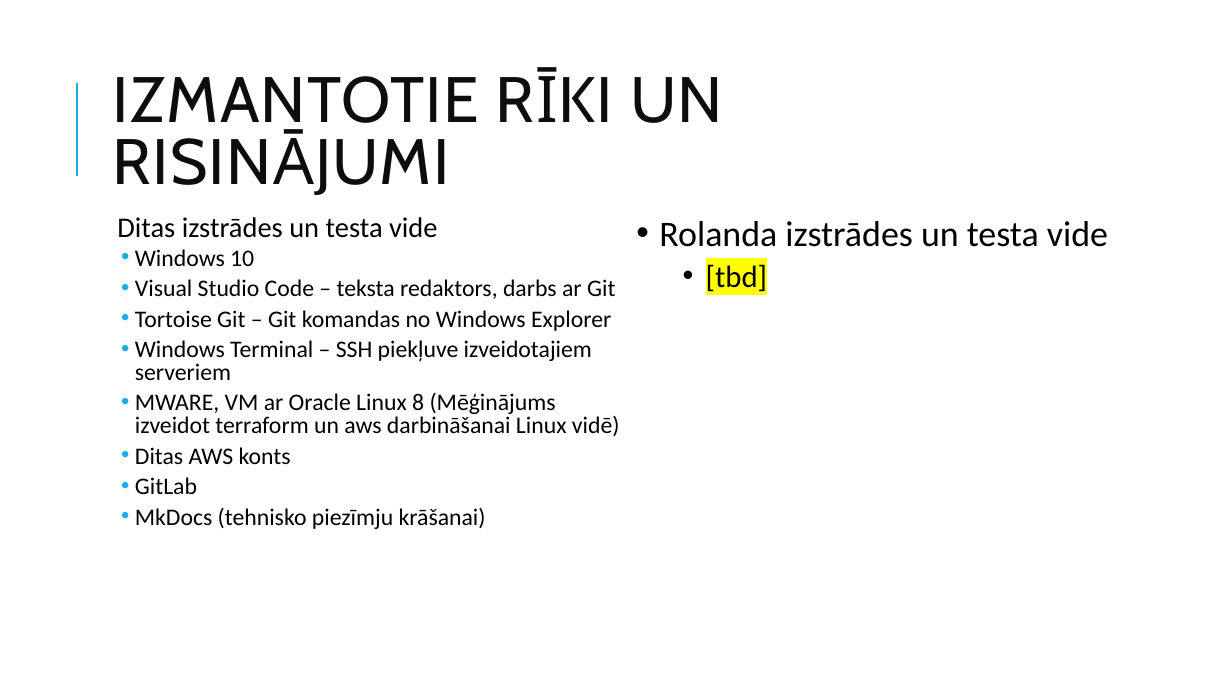
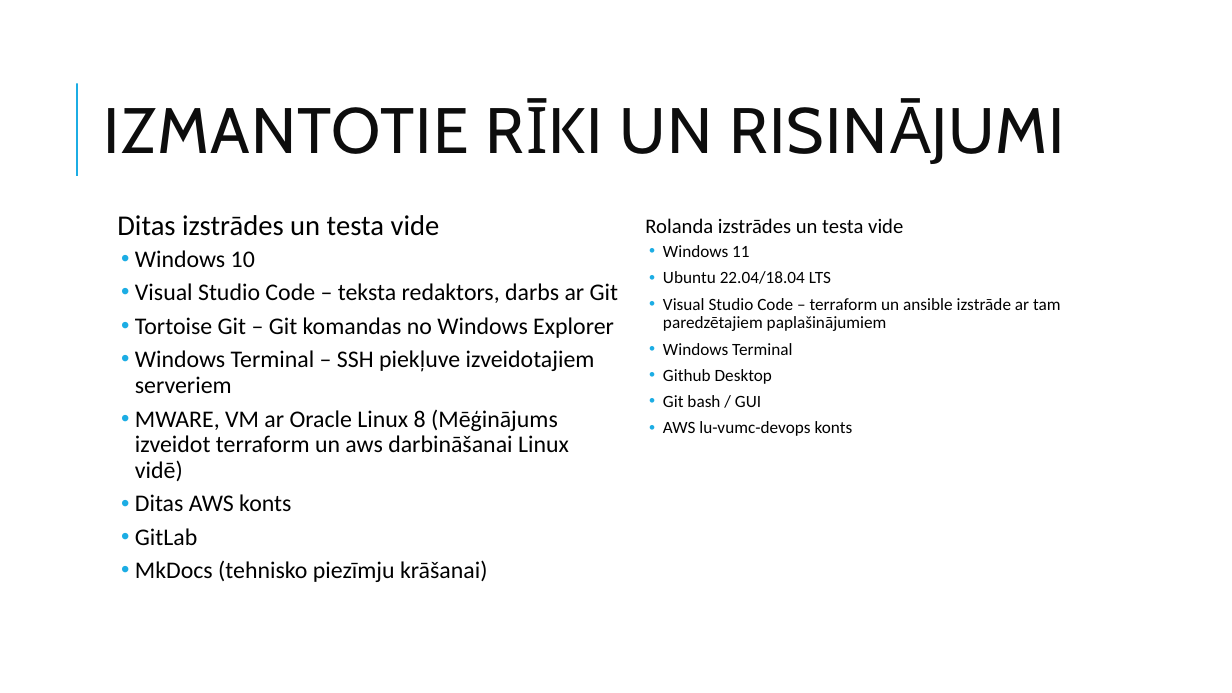
Before and after one commit to DitaGabalina/devops_db_group, a slide deck: slide 5 of docs/Slaidi.2022.07.04_v2.pptx. Drawn at 1232x693 pixels with LibreOffice and Linux fonts; fonts in the diff are those of the drawing. Boxes give left, top, right and bottom in pixels: in the first picture for what was removed or moved away, otherwise in the second. Text is boxed around its words. In the diff, an @@ line names an element or a change of style, - is before the commit and + after.

```diff
--- a/docs/Slaidi.2022.07.04_v2.pptx
+++ b/docs/Slaidi.2022.07.04_v2.pptx
@@ title "IZMANTOTIE RĪKI UN RISINĀJUMI" at [103, 107, 713, 154]: letter spacing 1 to 0.9 pt @@
@@ text "Ditas izstrādes un testa vide" at [117, 215, 618, 582]: size 22.2 to 22.3 pt in "Ditas izstrādes un testa vide"; size 18.5 to 18.6 pt; line spacing 0.8 to 0.9 @@
@@ text at [645, 218, 903, 233]: size 28 to 16.1 pt in "Rolanda izstrādes un testa vide"; bullet • to  ; more space between paragraphs @@
@@ text at [663, 245, 1061, 436]: text changed; size 24 to 13.4 pt @@
-  • [tbd]
+  • Windows 11
+  • Ubuntu 22.04/18.04 LTS
+  • Visual Studio Code – terraform un ansible izstrāde ar tam paredzētajiem paplašinājumiem
+  • Windows Terminal
+  • Github Desktop
+  • Git bash / GUI
+  • AWS lu-vumc-devops konts
```
Also in this commit, not shown: 12 other slides changed.
